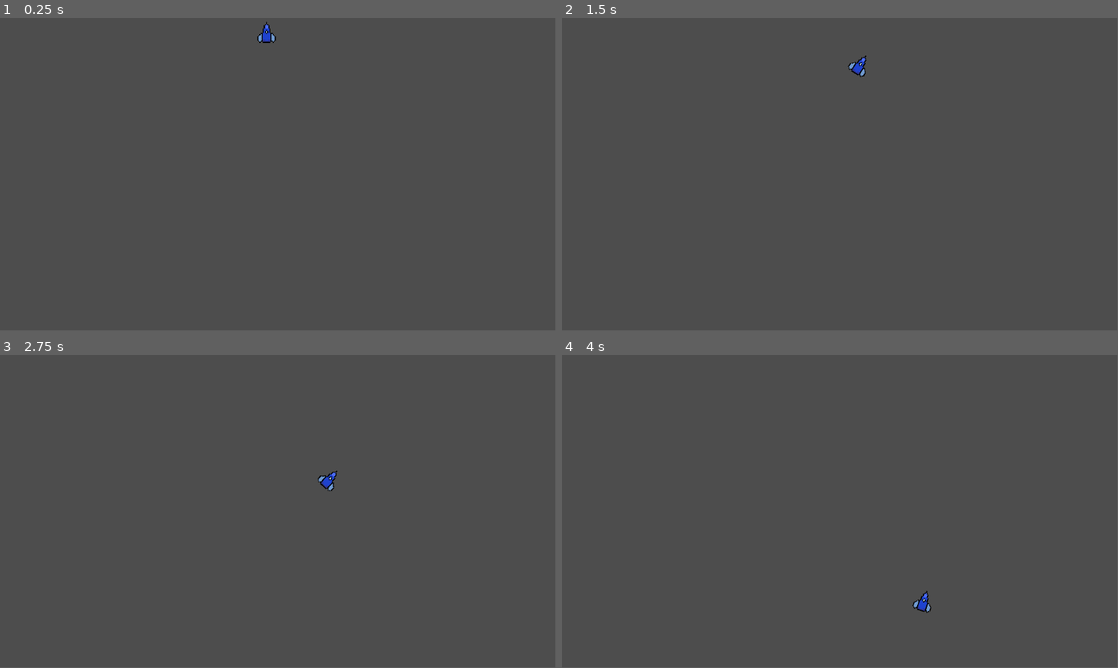
Above: before the commit, frames 1-4 (two rows, left to right).
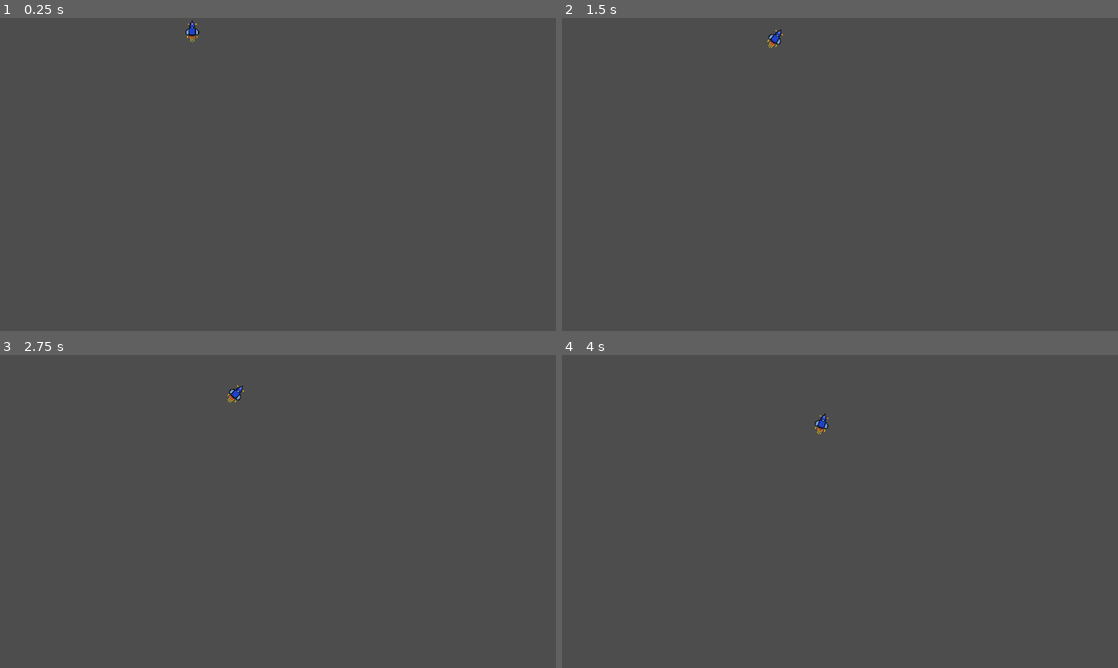
Above: after the commit, the same moments.

Repository: LagkageGobler/SpaceGameFool
Game: Godot game, scene res://rumskib.tscn
The game is run twice, just before and just after one commit, with the same random seed, the same clock (stepped at 60 frames per second) and the same inputs. The project has no main scene, so this scene is started directly.
Inputs:
- Up to frame 1 (0.25 s): no input
- Up to frame 2 (1.5 s): hold D (Rightthrust) 0.53-1.28 s; hold A (Leftthrust) from 1.28 s (still down)
- Up to frame 3 (2.75 s): release A (Leftthrust) at 2.03 s; hold D (Rightthrust) from 2.03 s (still down)
- Up to frame 4 (4 s): release D (Rightthrust) at 2.78 s; hold S (Dethrust) 2.78-3.53 s; hold A (Leftthrust) from 3.53 s (still down)
In our replay, the window is 799x449 before the commit and 800x450 after it. These sizes can differ from the game's own. Grey fills any space a smaller window leaves; there, only what the larger window draws over its background counts as a difference.

The runs differ from the first frame. In frame 1, 0.2% of the frame differs, in the area x 33-50%, y 0-8%; in frame 2, 0.2%; in frame 3, 0.2%; in frame 4, 0.2%, in the area x 45-67%, y 18-83%.

Commit message:
arbejder på animation

Diff:
--- a/rumskip/project.godot
+++ b/rumskip/project.godot
@@ -13,6 +13,11 @@
 config/name="RumSkip"
 config/features=PackedStringArray("4.3", "Forward Plus")
 config/icon="res://icon.svg"
+
+[display]
+
+window/size/viewport_width=1600
+window/size/viewport_height=900
 
 [input]
 
--- a/rumskip/rumskib.gd
+++ b/rumskip/rumskib.gd
@@ -1,15 +1,14 @@
 extends CharacterBody2D
-
-var Sidethrust = 0
+var sprite = 0
 var Thrust = 0
-const Gravity = 1
+const Gravity = 20
 
 func _ready() -> void:
 	velocity.x += randf_range(-50,60)
 
 func _physics_process(delta: float) -> void:
-	velocity.y += Gravity
-	velocity += Vector2.UP.rotated(rotation) * Thrust
+	velocity.y += Gravity * delta
+	velocity += Vector2.UP.rotated(rotation) * Thrust * delta
 	move_and_slide()
 
 
@@ -22,3 +21,6 @@
 		rotation_degrees += 1
 	elif Input.is_action_pressed("Leftthrust"):
 		rotation_degrees -= 1
+	if Thrust == 0:
+		hide()
+		show()
--- a/rumskip/rumskib.tscn
+++ b/rumskip/rumskib.tscn
@@ -1,7 +1,19 @@
-[gd_scene load_steps=4 format=3 uid="uid://drt3r25c5eq3k"]
+[gd_scene load_steps=16 format=3 uid="uid://drt3r25c5eq3k"]
 
 [ext_resource type="Script" path="res://rumskib.gd" id="1_2n5lm"]
 [ext_resource type="Texture2D" uid="uid://bt6fwsdkhei3e" path="res://rumskip/flot rumskip.png" id="1_i6sr4"]
+[ext_resource type="Texture2D" uid="uid://d4hp33v2pdibo" path="res://rumskip/flot rumskip venstre.png" id="3_r1wnv"]
+[ext_resource type="Texture2D" uid="uid://dxn8c7dvqeimg" path="res://rumskip/lavt thrust.png" id="4_ht015"]
+[ext_resource type="Texture2D" uid="uid://dkasn72thbtmn" path="res://rumskip/lavt thrust venstre.png" id="5_ffhuo"]
+[ext_resource type="Texture2D" uid="uid://brxigdp6stiup" path="res://rumskip/lavt thrust højre.png" id="6_yynao"]
+[ext_resource type="Texture2D" uid="uid://bwlpvdpod6kl0" path="res://rumskip/mellem lidt.png" id="7_m3x5k"]
+[ext_resource type="Texture2D" uid="uid://bmmod442fycs" path="res://rumskip/mellem lidt venstre.png" id="8_lp6es"]
+[ext_resource type="Texture2D" uid="uid://b0ftamyegsyfu" path="res://rumskip/mellem lidt højre.png" id="9_gp51o"]
+[ext_resource type="Texture2D" uid="uid://d4yufcrap60f" path="res://rumskip/mellem maget.png" id="10_xo45w"]
+[ext_resource type="Texture2D" uid="uid://bolxoo7gey8qb" path="res://rumskip/mellem maget venstre.png" id="11_v1ncu"]
+[ext_resource type="Texture2D" uid="uid://camnvx8ahiuq7" path="res://rumskip/mellem maget højre.png" id="12_n8fvh"]
+[ext_resource type="Texture2D" uid="uid://der2foj545gvs" path="res://rumskip/fuldthrust.png" id="13_8qed2"]
+[ext_resource type="Texture2D" uid="uid://dbyibio2n3agi" path="res://rumskip/fuldthrust venstre.png" id="14_d4r7y"]
 
 [sub_resource type="RectangleShape2D" id="RectangleShape2D_lykot"]
 size = Vector2(1200, 1400)
@@ -21,3 +33,63 @@
 position = Vector2(-0.199951, 4.5)
 scale = Vector2(0.03, 0.03)
 texture = ExtResource("1_i6sr4")
+
+[node name="FlotRumskipVenstre" type="Sprite2D" parent="."]
+position = Vector2(-3.8147e-06, 5)
+scale = Vector2(0.03, 0.03)
+texture = ExtResource("3_r1wnv")
+
+[node name="LavtThrust" type="Sprite2D" parent="."]
+position = Vector2(-3.8147e-06, 5)
+scale = Vector2(0.03, 0.03)
+texture = ExtResource("4_ht015")
+
+[node name="LavtThrustVenstre" type="Sprite2D" parent="."]
+position = Vector2(-1.90735e-06, 5)
+scale = Vector2(0.03, 0.03)
+texture = ExtResource("5_ffhuo")
+
+[node name="LavtThrustHøjre" type="Sprite2D" parent="."]
+position = Vector2(-7.62939e-06, 5)
+scale = Vector2(0.03, 0.03)
+texture = ExtResource("6_yynao")
+
+[node name="MellemLidt" type="Sprite2D" parent="."]
+position = Vector2(-1.90735e-06, 5)
+scale = Vector2(0.03, 0.03)
+texture = ExtResource("7_m3x5k")
+
+[node name="MellemLidtVenstre" type="Sprite2D" parent="."]
+position = Vector2(-7.62939e-06, 5)
+scale = Vector2(0.03, 0.03)
+texture = ExtResource("8_lp6es")
+
+[node name="MellemLidtHøjre" type="Sprite2D" parent="."]
+position = Vector2(-7.62939e-06, 5)
+scale = Vector2(0.03, 0.03)
+texture = ExtResource("9_gp51o")
+
+[node name="MellemMaget" type="Sprite2D" parent="."]
+position = Vector2(-3.8147e-06, 5)
+scale = Vector2(0.03, 0.03)
+texture = ExtResource("10_xo45w")
+
+[node name="MellemMagetVenstre" type="Sprite2D" parent="."]
+position = Vector2(-7.62939e-06, 5)
+scale = Vector2(0.03, 0.03)
+texture = ExtResource("11_v1ncu")
+
+[node name="MellemMagetHøjre" type="Sprite2D" parent="."]
+position = Vector2(-3.8147e-06, 5)
+scale = Vector2(0.03, 0.03)
+texture = ExtResource("12_n8fvh")
+
+[node name="Fuldthrust" type="Sprite2D" parent="."]
+position = Vector2(-3.8147e-06, 6)
+scale = Vector2(0.03, 0.03)
+texture = ExtResource("13_8qed2")
+
+[node name="FuldthrustVenstre" type="Sprite2D" parent="."]
+position = Vector2(-3.8147e-06, 6)
+scale = Vector2(0.03, 0.03)
+texture = ExtResource("14_d4r7y")
